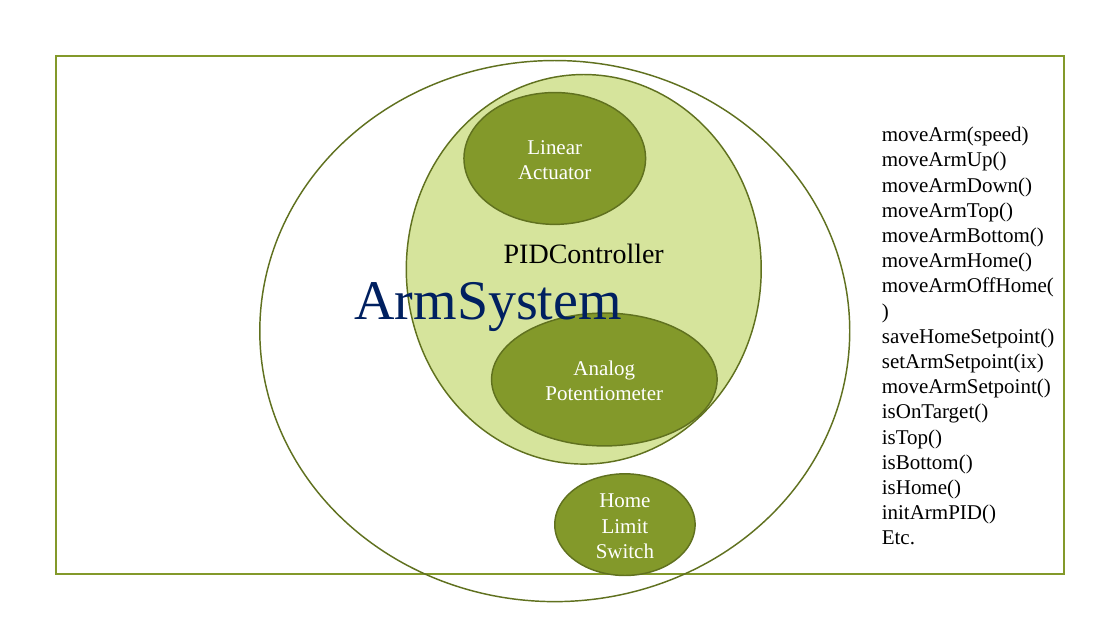
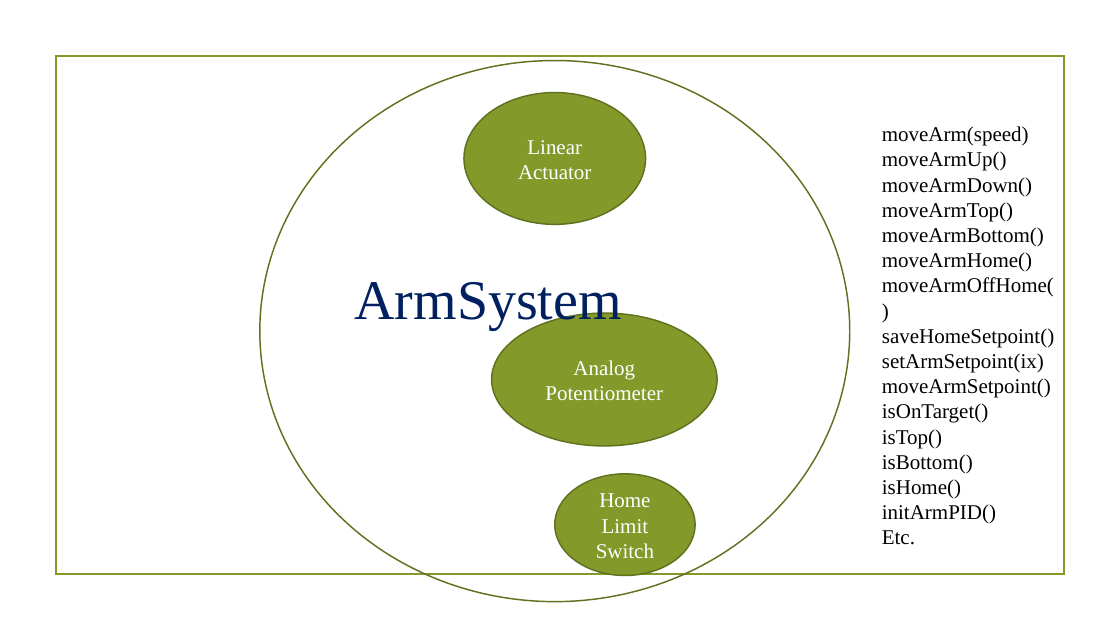
Before and after one commit to 4662FRCRobotics/Training, a slide deck: slide 2 of Object Oriented Programming FRC Context ArmSystem P2.pptx. Drawn at 1120x630 pixels with LibreOffice and Linux fonts; fonts in the diff are those of the drawing; background and template pictures are left out. Boxes give left, top, right and bottom in pixels: in the first picture for what was removed or moved away, otherwise in the second. Text is boxed around its words. In the diff, an @@ line names an element or a change of style, - is before the commit and + after.

```diff
--- a/Object Oriented Programming FRC Context ArmSystem P2.pptx
+++ b/Object Oriented Programming FRC Context ArmSystem P2.pptx
@@ ellipse removed at (407, 75, 761, 465) @@
-PIDController
```
Also in this commit, not shown: 3 other slides changed, 4 slides added, 3 slides removed, 4 other files.
